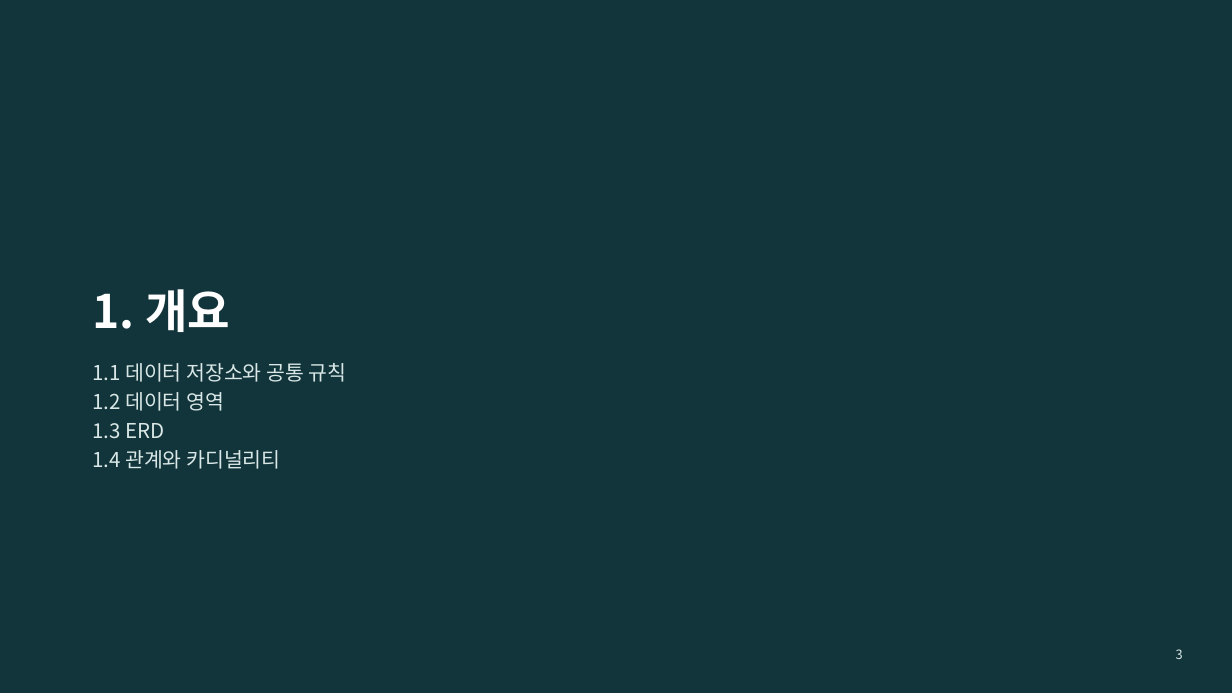
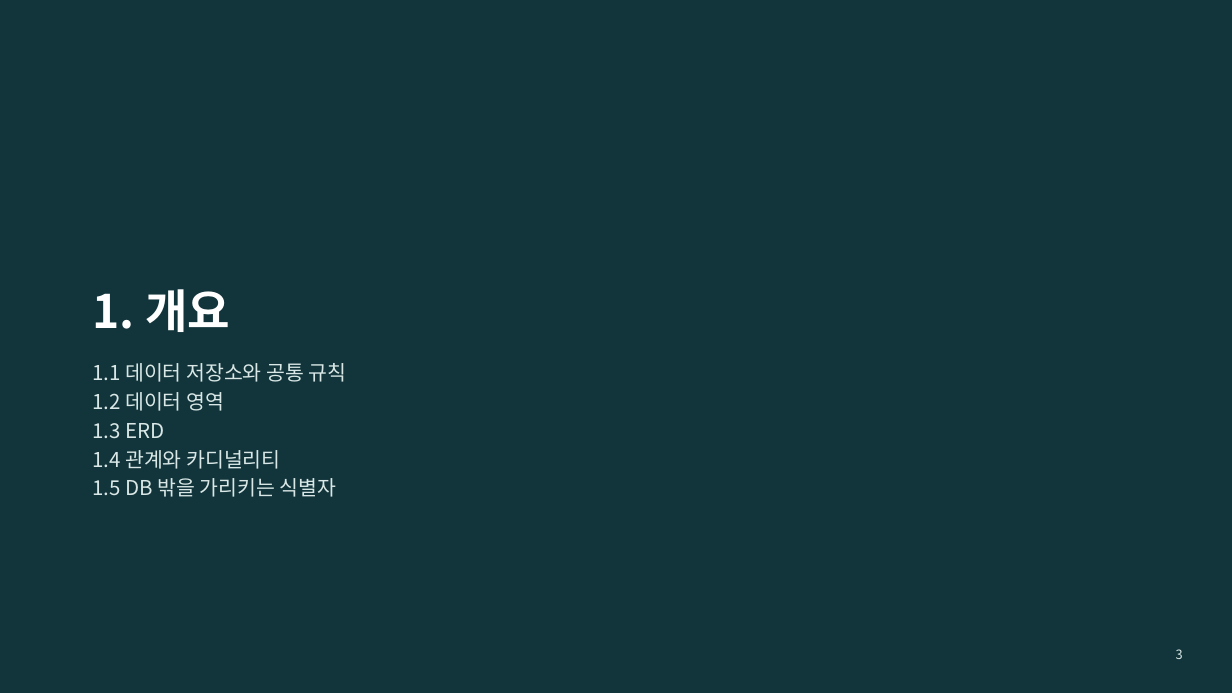
Before and after one commit to KimHwaJin/pr-agentic-service, a slide deck: slide 3 of docs/deliverables/04-erd-logical.pptx. Drawn at 1232x693 pixels with LibreOffice and Linux fonts; fonts in the diff are those of the drawing. Boxes give left, top, right and bottom in pixels: in the first picture for what was removed or moved away, otherwise in the second. Text is boxed around its words. In the diff, an @@ line names an element or a change of style, - is before the commit and + after.

```diff
--- a/docs/deliverables/04-erd-logical.pptx
+++ b/docs/deliverables/04-erd-logical.pptx
@@ text at (92, 478, 337, 497): paragraph added @@
+1.5 DB 밖을 가리키는 식별자
```
Also in this commit, not shown: 3 other slides changed, 2 slides added, 5 other files.
